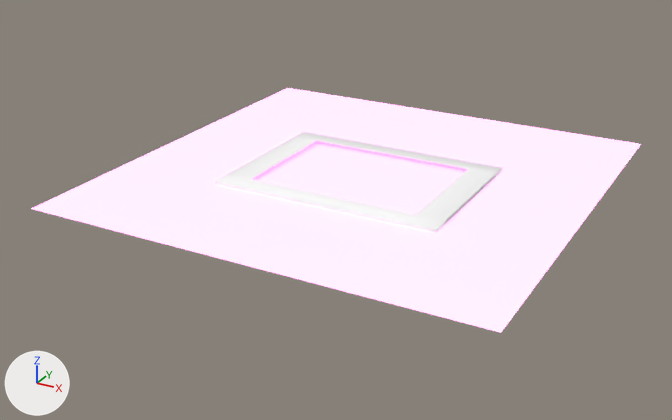
A saved change to the glTF model gol_v3_2.glb.
Rendered twice from a 50 mm lens placed at (26.8, -48.1, 28.4), pointed at (-1.8, 3.8, 2.4). The lights are fixed; the arrows at lower left show +X, +Y and +Z. The first picture is the older version. Where no turn or scale is listed for an object, it has been applied to the vertices. Vertices at exactly the same position are counted once.
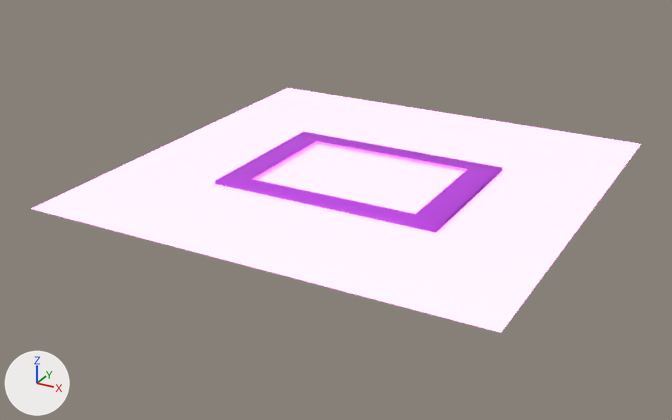
Patch to the scene script:
```diff
--- a/gol_v3_2.glb.py
+++ b/gol_v3_2.glb.py
@@ mat_material_001 @@
+mat_material_001 = principled_material('Material.001')
+mat_material_001.base_color = (0.53, 0.0494, 0.8)  # purple #c03fe7
@@ me_cube_025 @@
 me_cube_025.from_pydata(...)  # 361 vertices, 696 faces; spans x -7.9..7.9, y -5.7..5.7, z -2.7..2.7
 # used by ob_cube_020; location = (0.01, 4.01, 2.69)
+# me_cube_025 part 1: all 568 faces that had it switch from mat_beu_metal (white #ffffff) to mat_material_001 (purple #c03fe7)
 me_cube_025.materials.append(mat_material_021)
```

Pixel boxes (x1, y1, x2, y2) of what changed, in the pictures (672 x 420 px):
part 1 of me_cube_025, recoloured (white to purple): (215, 131, 502, 233) in both
